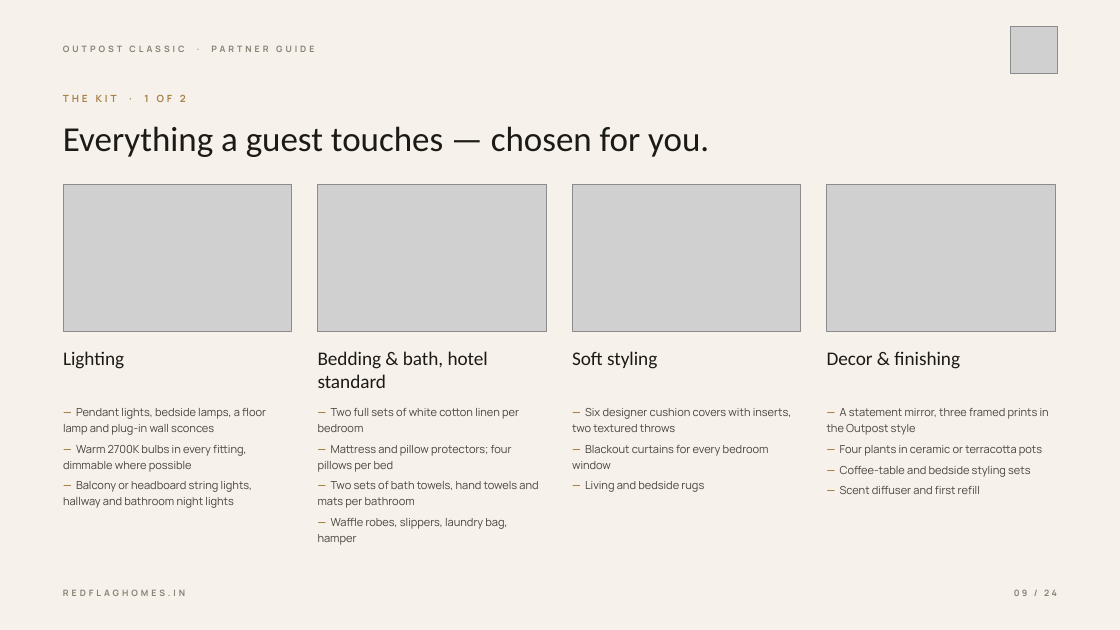
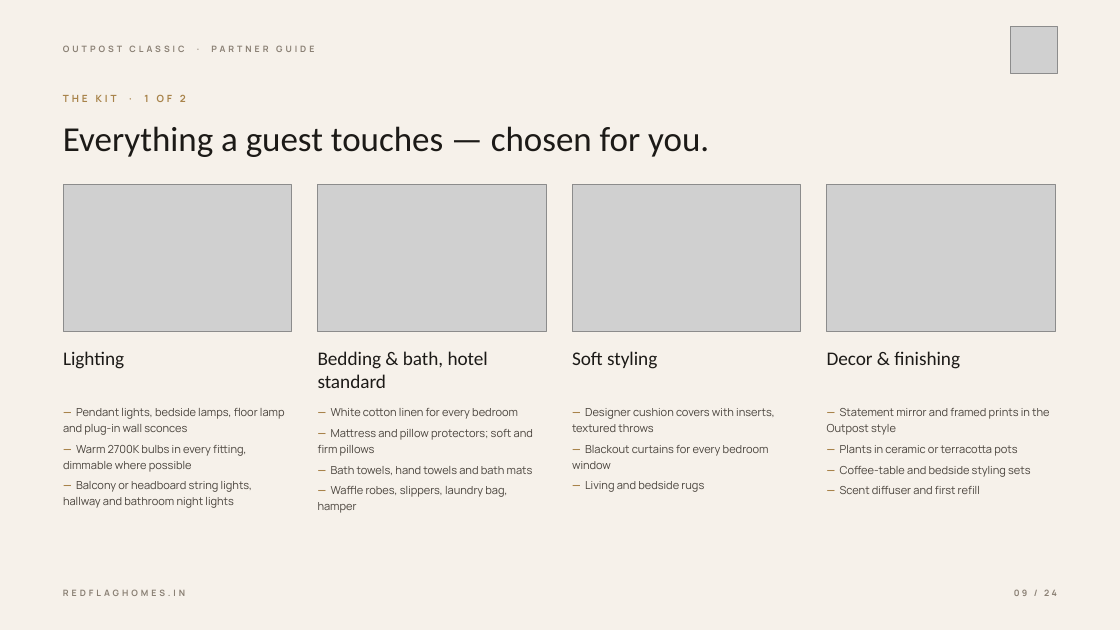
Before and after one commit to priyanshu777-hue/Red-Flag-Home-, a slide deck: slide 9 of ppt_tasks/outpost-classic-partner-guide/output/Outpost_Classic_Partner_Guide.pptx. Drawn at 1120x630 pixels with LibreOffice and Linux fonts; fonts in the diff are those of the drawing; grey boxes stand for pictures. Boxes give left, top, right and bottom in pixels: in the first picture for what was removed or moved away, otherwise in the second. Text is boxed around its words. In the diff, an @@ line names an element or a change of style, - is before the commit and + after.

```diff
--- a/ppt_tasks/outpost-classic-partner-guide/output/Outpost_Classic_Partner_Guide.pptx
+++ b/ppt_tasks/outpost-classic-partner-guide/output/Outpost_Classic_Partner_Guide.pptx
@@ text at [63,408,285,435]: text changed @@
-— Pendant lights, bedside lamps, a floor lamp and plug-in wall sconces
+— Pendant lights, bedside lamps, floor lamp and plug-in wall sconces
@@ text at [318,408,533,475]: text changed @@
-— Two full sets of white cotton linen per bedroom
-— Mattress and pillow protectors; four pillows per bed
-— Two sets of bath towels, hand towels and mats per bathroom
+— White cotton linen for every bedroom
+— Mattress and pillow protectors; soft and firm pillows
+— Bath towels, hand towels and bath mats
@@ text at [572,408,775,432]: text changed @@
-— Six designer cushion covers with inserts, two textured throws
+— Designer cushion covers with inserts, textured throws
@@ text at [827,408,1049,456]: text changed @@
-— A statement mirror, three framed prints in the Outpost style
-— Four plants in ceramic or terracotta pots
+— Statement mirror and framed prints in the Outpost style
+— Plants in ceramic or terracotta pots
```
Also in this commit, not shown: 5 other slides changed, 9 other files.
